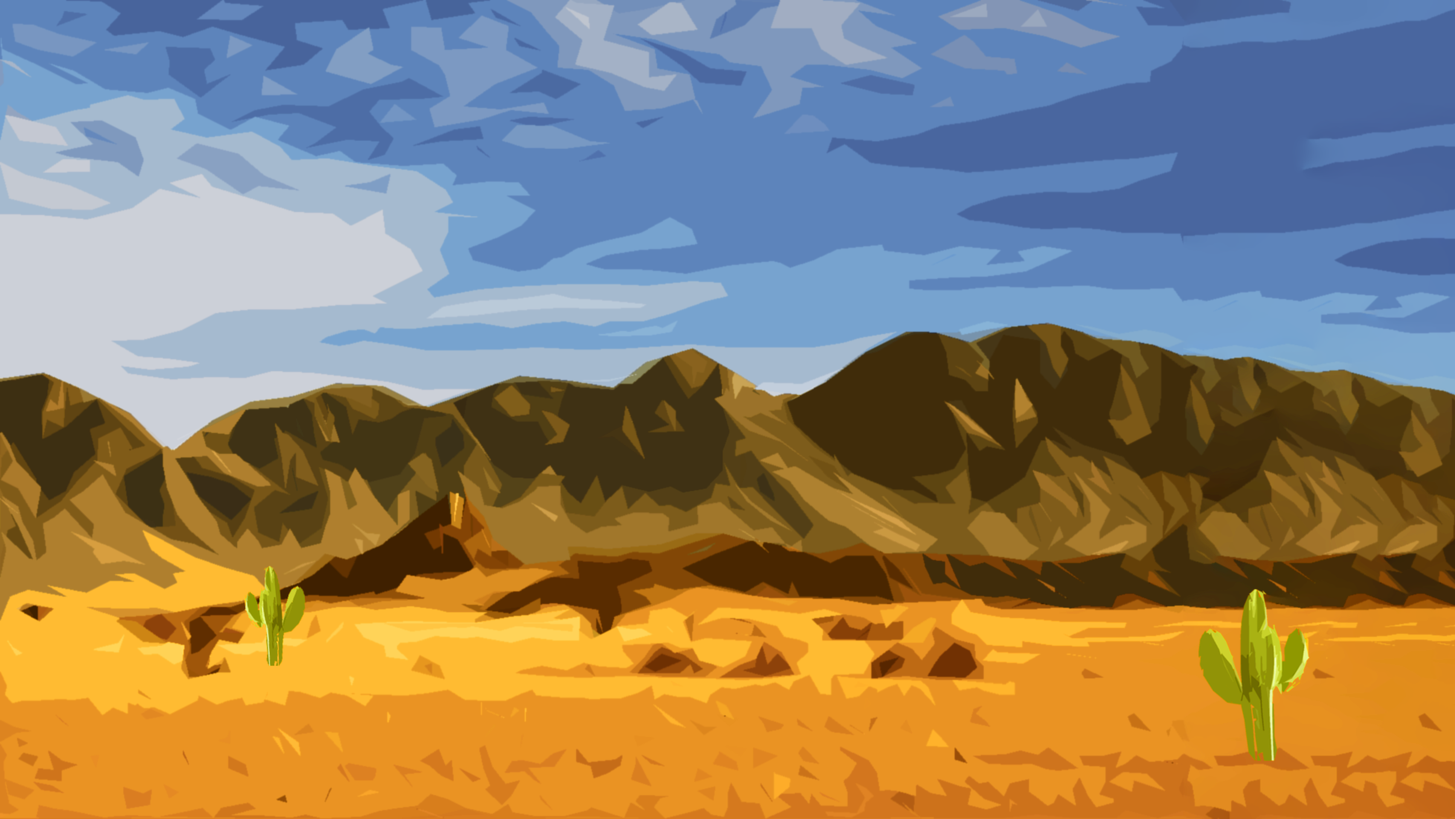
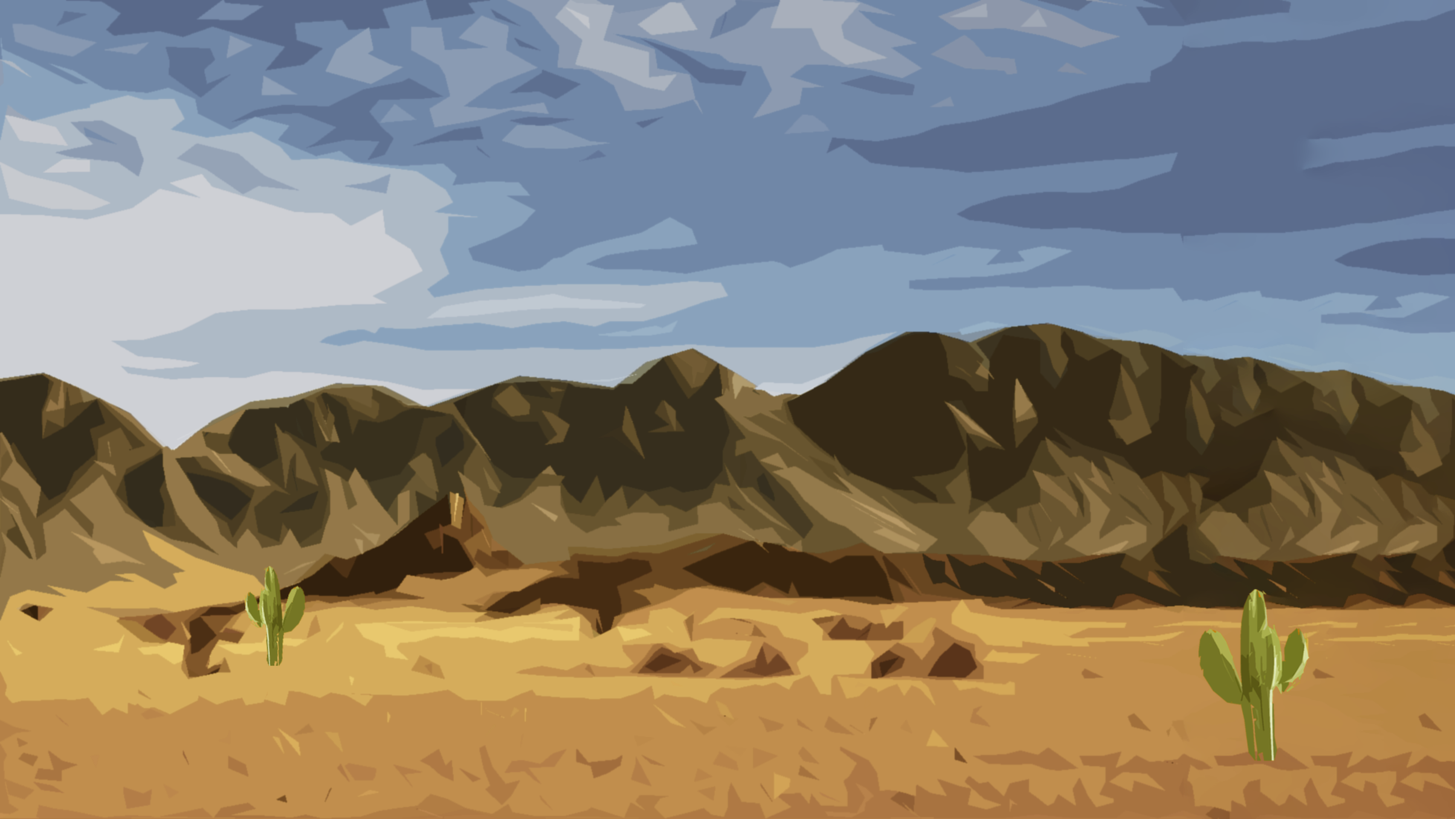
Before/after of a 1455x819 layered artwork. What changed in the layer stack:
pixels changed over <box>0,0,1455,819</box> (layer not identified)
